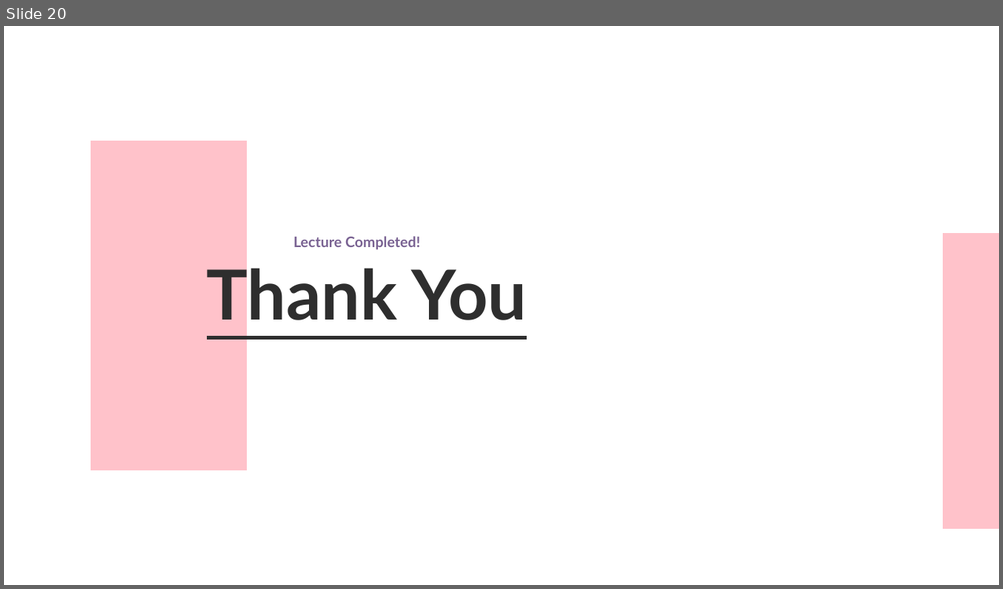
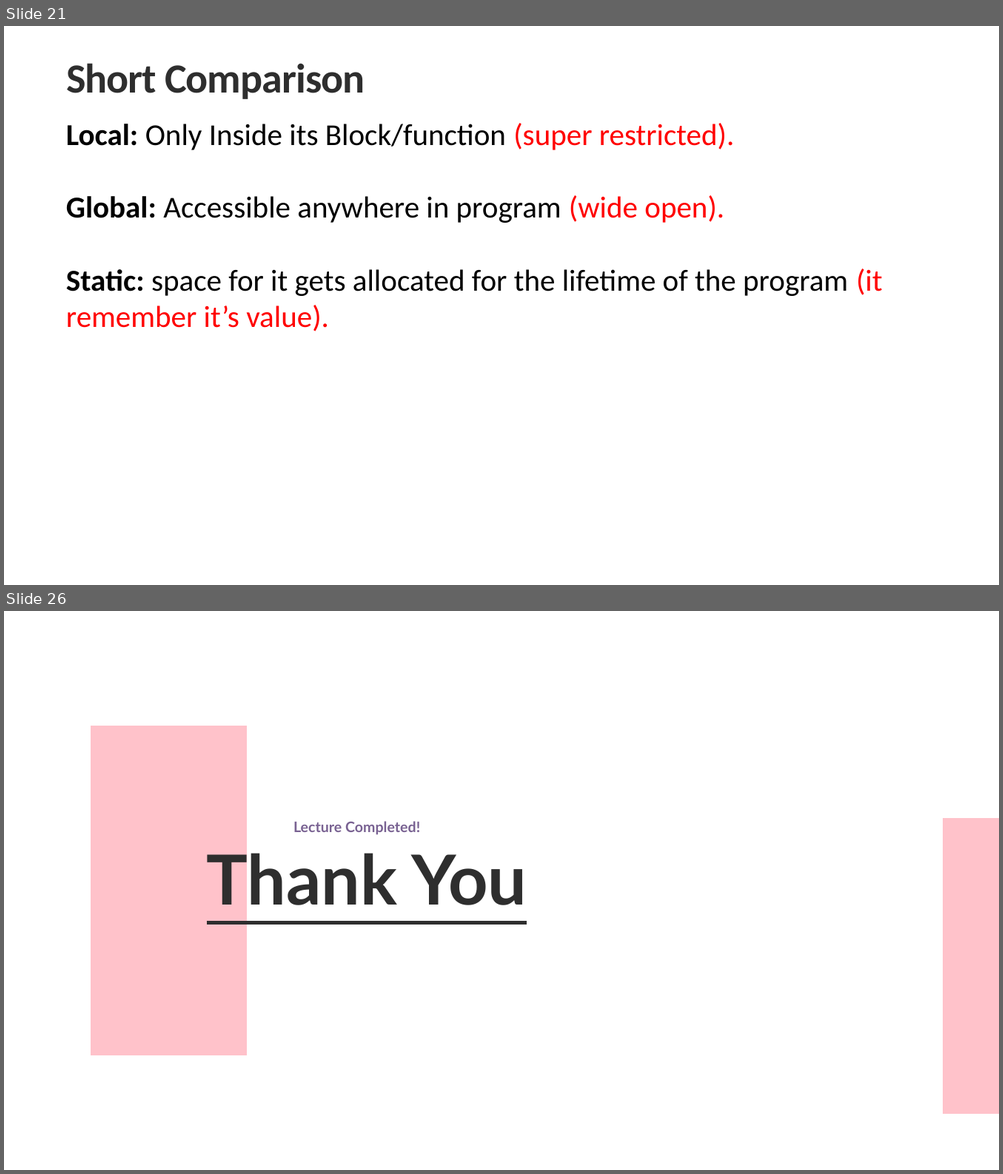
Before and after one commit to UKhayam/Programming-Fundamentals, a slide deck: PF-Lecture-08.pptx. Shown one above the other, each under a label of ours: slide 20 before the commit, slides 21 and 26 after it; the slides between them are not shown. The pictures are 1003x589 and 1003x1174 pixels, drawn with LibreOffice and Linux fonts; fonts in the diff are those of the drawing. Boxes give left, top, right and bottom in pixels: in the first picture for what was removed or moved away, otherwise in the second. Text is boxed around its words. In the diff, an @@ line names an element or a change of style, - is before the commit and + after.

```diff
--- a/PF-Lecture-08.pptx
+++ b/PF-Lecture-08.pptx
@@ slide 21 added at box(4, 26, 999, 585), background #FFFFFF @@
@@ text added at box(66, 63, 365, 99), 60 pt, text #2E2E2E, bold @@
+Short Comparison
@@ text added at box(66, 123, 882, 332), 44 pt, text #000000 @@
+Local: Only Inside its Block/function (super restricted).
+Global: Accessible anywhere in program (wide open).
+Static: space for it gets allocated for the lifetime of the program (it remember it’s value).
@@ what was slide 20 is now slide 26 @@
```
Also in this commit, not shown: 5 slides changed, 5 other slides added.
